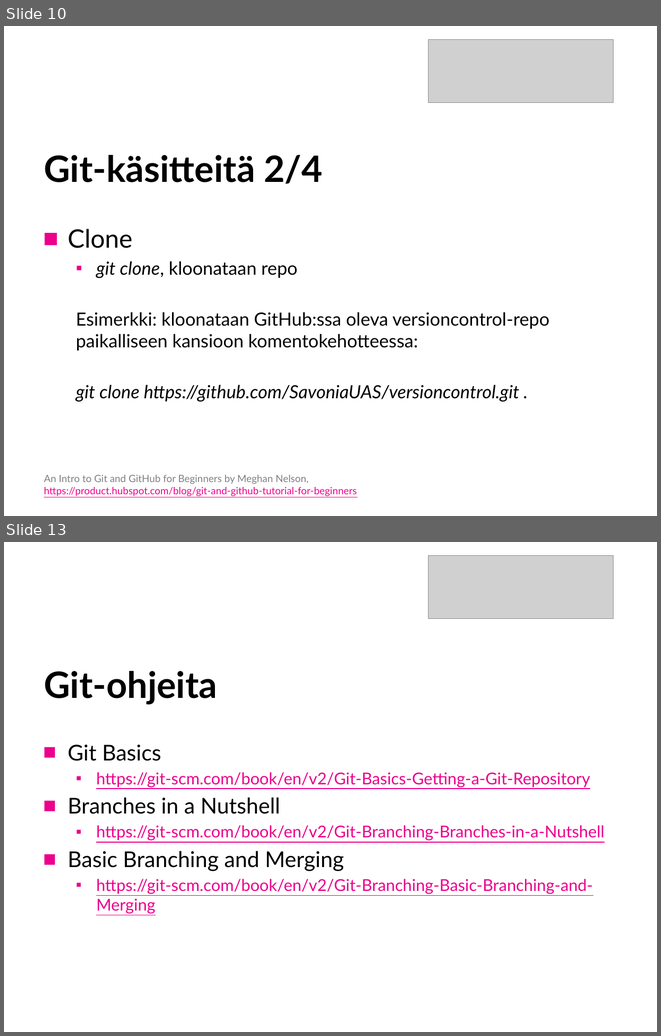
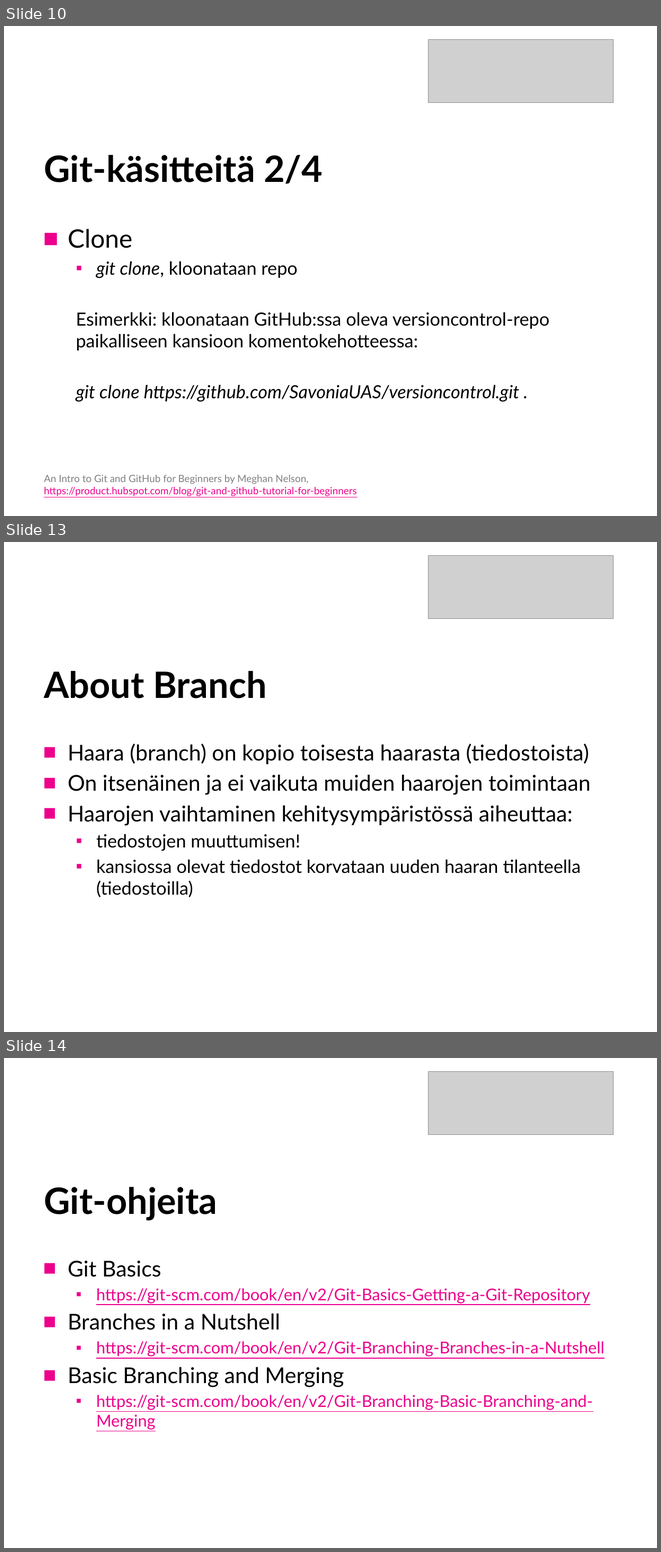
Before and after one commit to SavoniaUAS/versioncontrol, a slide deck: versionhallinta.pptx. Shown one above the other, each under a label of ours: slides 10 and 13 before the commit, slides 10, 13 and 14 after it; the slides between them are not shown. The pictures are 661x1036 and 661x1552 pixels, drawn with LibreOffice and Linux fonts; fonts in the diff are those of the drawing; grey boxes stand for pictures; background and template pictures are left out. Boxes give left, top, right and bottom in pixels: in the first picture for what was removed or moved away, otherwise in the second. Text is boxed around its words. In the diff, an @@ line names an element or a change of style, - is before the commit and + after.

Commit message:
Added info about branches. Added recommendation for workflow.

```diff
--- a/versionhallinta.pptx
+++ b/versionhallinta.pptx
@@ slide 13 added at <box>4,542,657,1032</box>, background picture (left out) @@
@@ picture added at <box>429,556,613,618</box> @@
@@ title added at <box>44,671,266,698</box>, 40 pt, text #000000, bold @@
+About Branch
@@ text added at <box>68,743,591,897</box>, 24 pt, text #000000 @@
+■ Haara (branch) on kopio toisesta haarasta (tiedostoista)
+■ On itsenäinen ja ei vaikuta muiden haarojen toimintaan
+■ Haarojen vaihtaminen kehitysympäristössä aiheuttaa:
+  ▪ tiedostojen muuttumisen!
+  ▪ kansiossa olevat tiedostot korvataan uuden haaran tilanteella (tiedostoilla)
@@ what was slide 13 is now slide 14 @@
```
Also in this commit, not shown: 8 slides changed, 1 other slide added, 1 other file.
